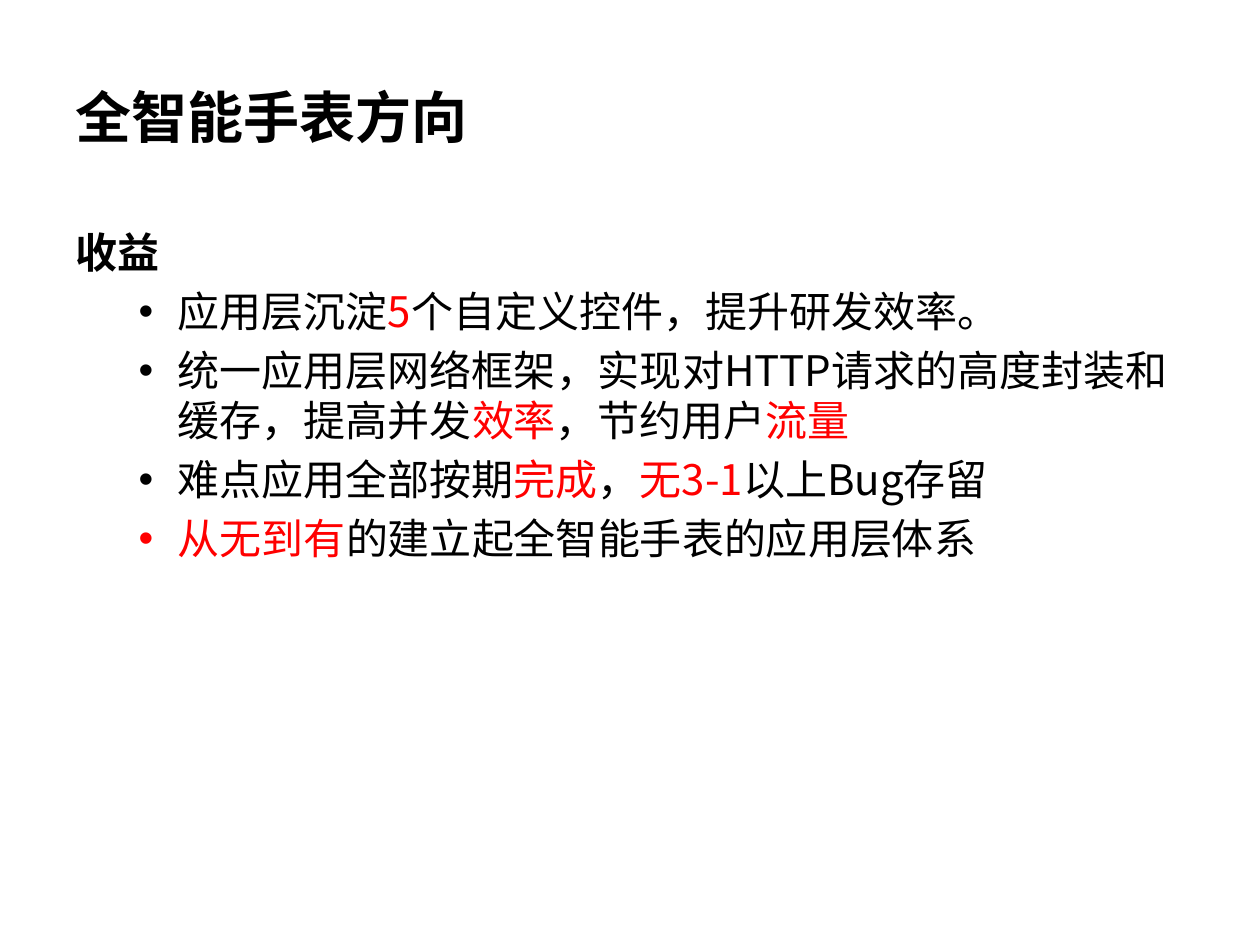
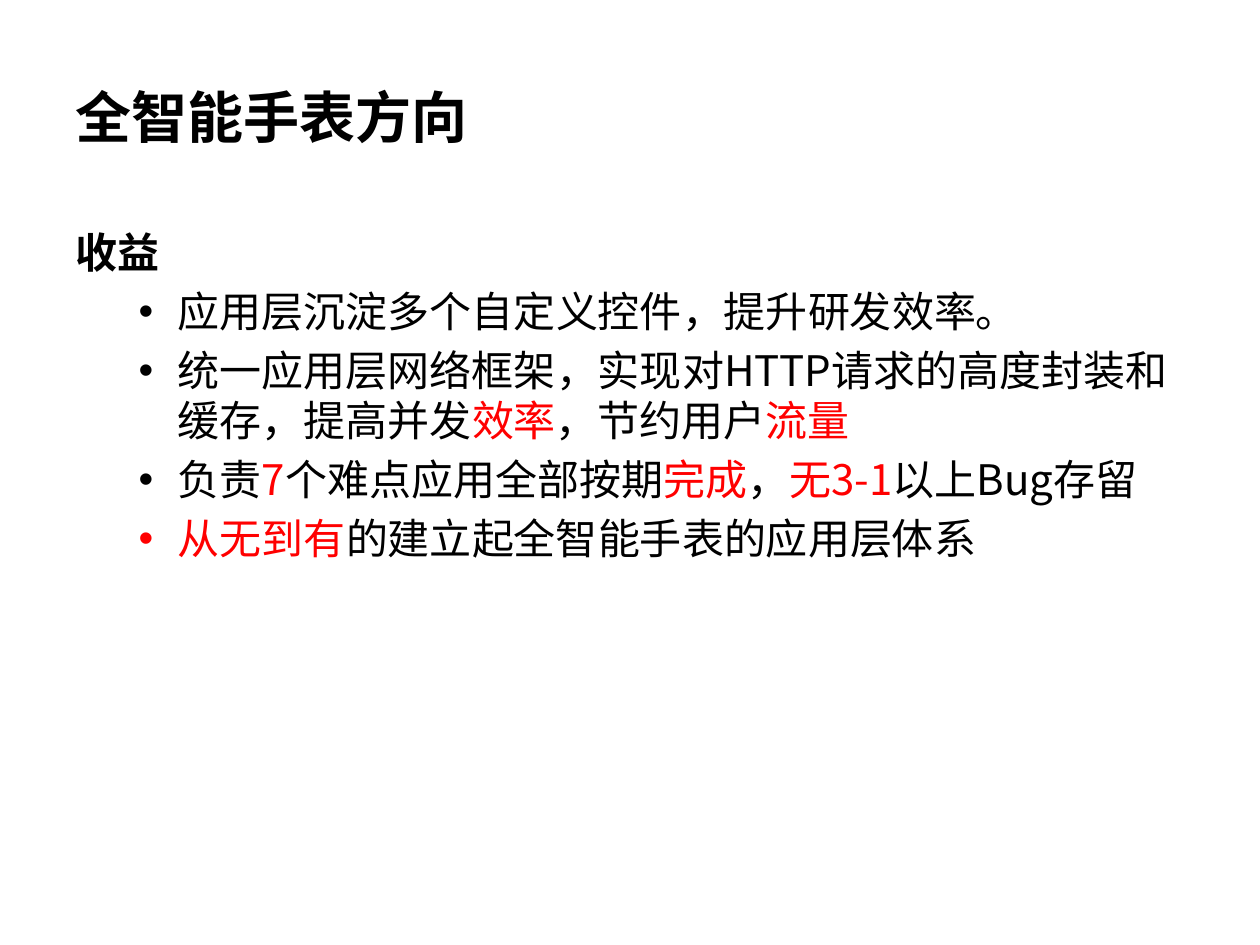
Before and after one commit to wangzhengyi/WangZhengyi, a slide deck: slide 13 of promote/2016-promote-p6.pptx. Drawn at 1260x945 pixels with LibreOffice and Linux fonts; fonts in the diff are those of the drawing. Boxes give left, top, right and bottom in pixels: in the first picture for what was removed or moved away, otherwise in the second. Text is boxed around its words. In the diff, an @@ line names an element or a change of style, - is before the commit and + after.

```diff
--- a/promote/2016-promote-p6.pptx
+++ b/promote/2016-promote-p6.pptx
@@ text at bbox=[178, 291, 1018, 332]: text changed @@
-  • 应用层沉淀5个自定义控件，提升研发效率。
+  • 应用层沉淀多个自定义控件，提升研发效率。
@@ text at bbox=[178, 459, 1137, 506]: text changed @@
-  • 难点应用全部按期完成，无3-1以上Bug存留
+  • 负责7个难点应用全部按期完成，无3-1以上Bug存留
```
Also in this commit, not shown: 1 other slide changed.
